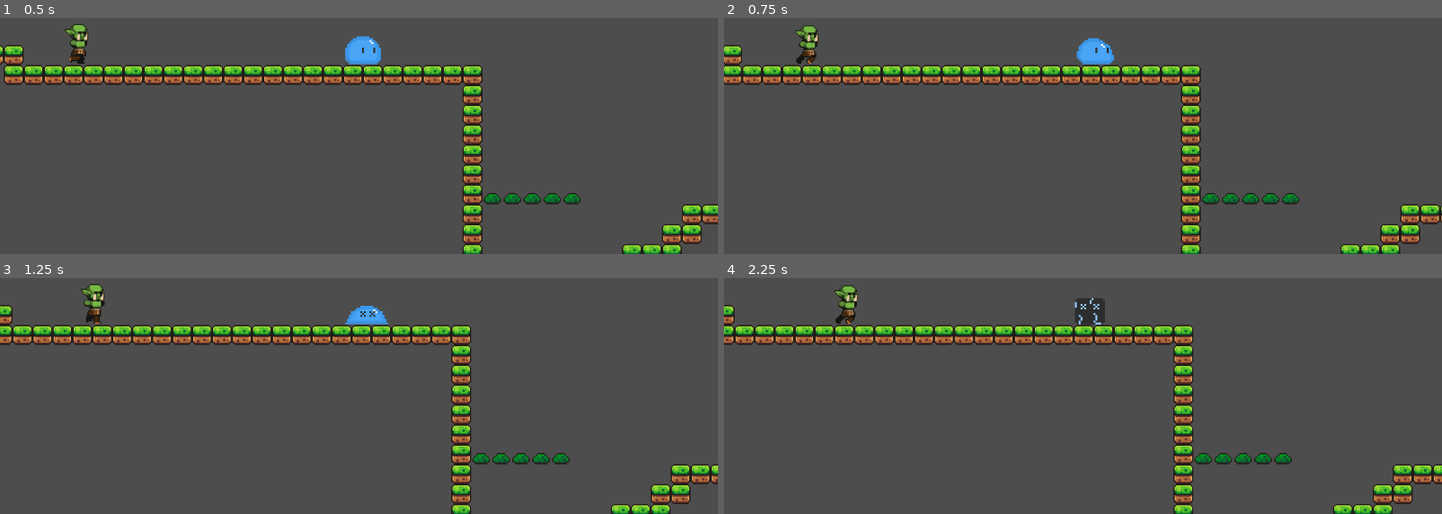
Above: before the commit, frames 1-4 (two rows, left to right).
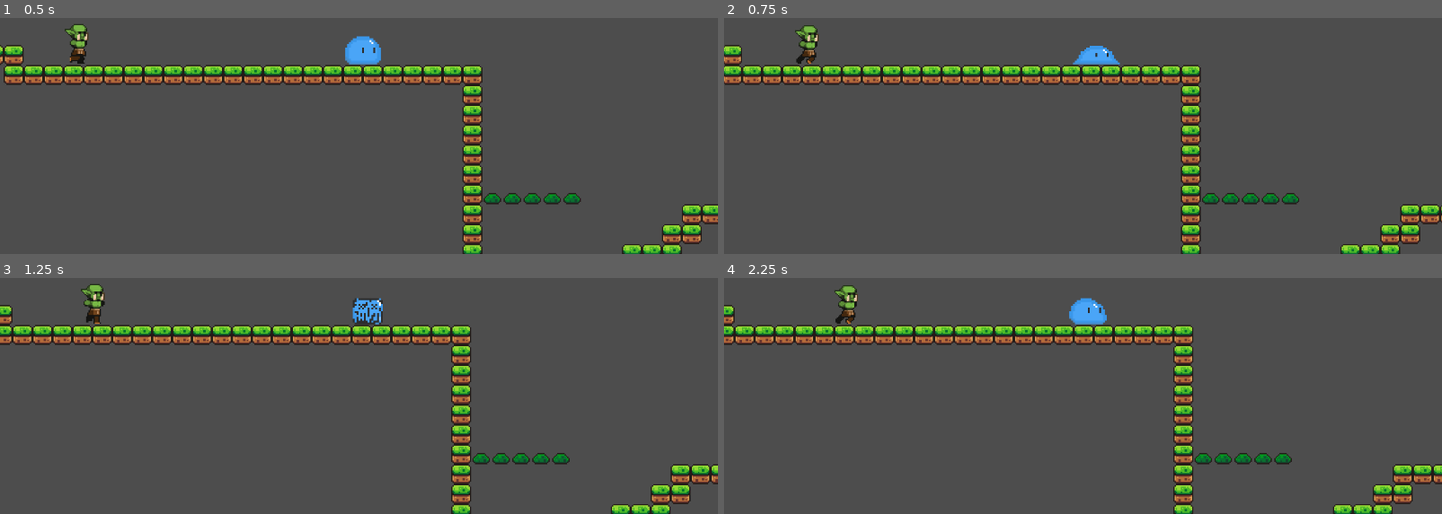
Above: after the commit, the same moments.

Repository: CheeseCode6/GMTK2025
Game: Godot game, scene res://scenes/level_1.tscn
Same seed, same stepped clock (60 frames per second), same inputs: the game is played once before the commit and once after it.
Inputs:
- Up to frame 1 (0.5 s): no input
- Up to frame 2 (0.75 s): hold D (right) from 0.53 s (still down); tap Shift (die) at 0.6 s
- Up to frame 3 (1.25 s): keep holding D (right); tap Space (jump) at 0.77 s
- Up to frame 4 (2.25 s): tap Shift (die) at 1.35, 2.1 s; tap Space (jump) at 1.52 s; release D (right) at 2.03 s; hold A (left) from 2.03 s (still down)

Frame 1 is identical in both runs. In frame 2, 0.2% of the frame differs, in the area x 48-56%, y 8-20%; in frame 3, 0.4%; in frame 4, 0.5%, in the area x 48-54%, y 8-20%.

Commit message:
saving work

Diff:
--- a/gmtk-2025-project/scenes/player.tscn
+++ b/gmtk-2025-project/scenes/player.tscn
@@ -102,7 +102,7 @@
 }],
 "loop": false,
 "name": &"death",
-"speed": 8.0
+"speed": 15.0
 }, {
 "frames": [{
 "duration": 1.0,
@@ -170,7 +170,7 @@
 wait_time = 0.069
 
 [node name="death_wait" type="Timer" parent="."]
-wait_time = 1.2
+wait_time = 0.8
 one_shot = true
 
 [node name="death_sound" type="AudioStreamPlayer2D" parent="."]
